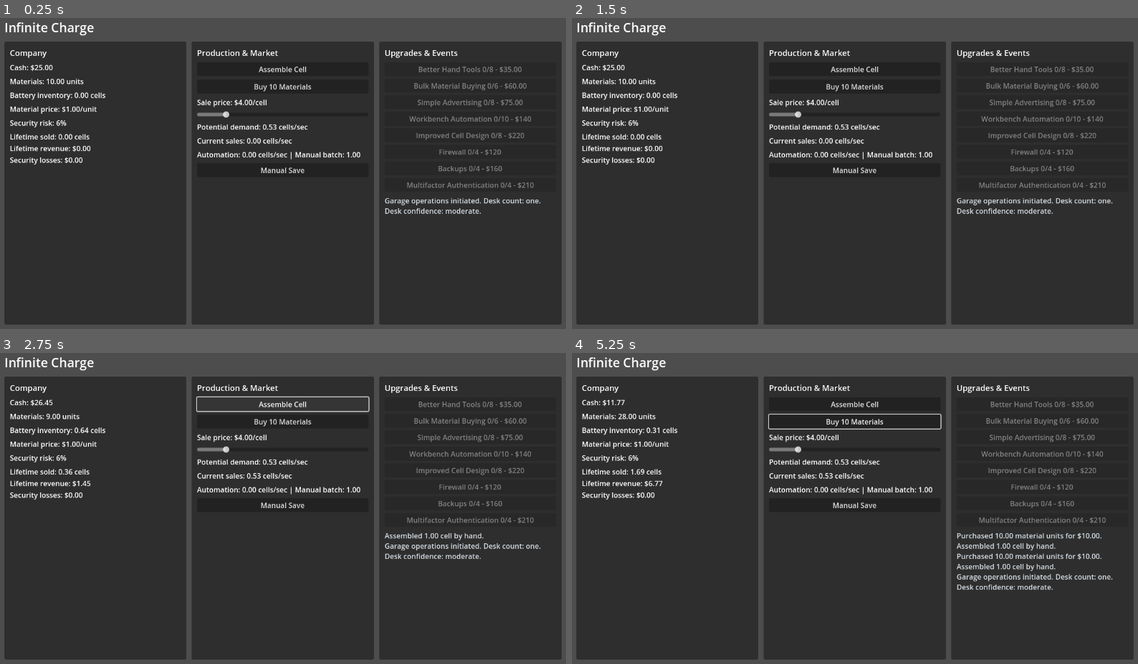
Above: before the commit, frames 1-4 (two rows, left to right).
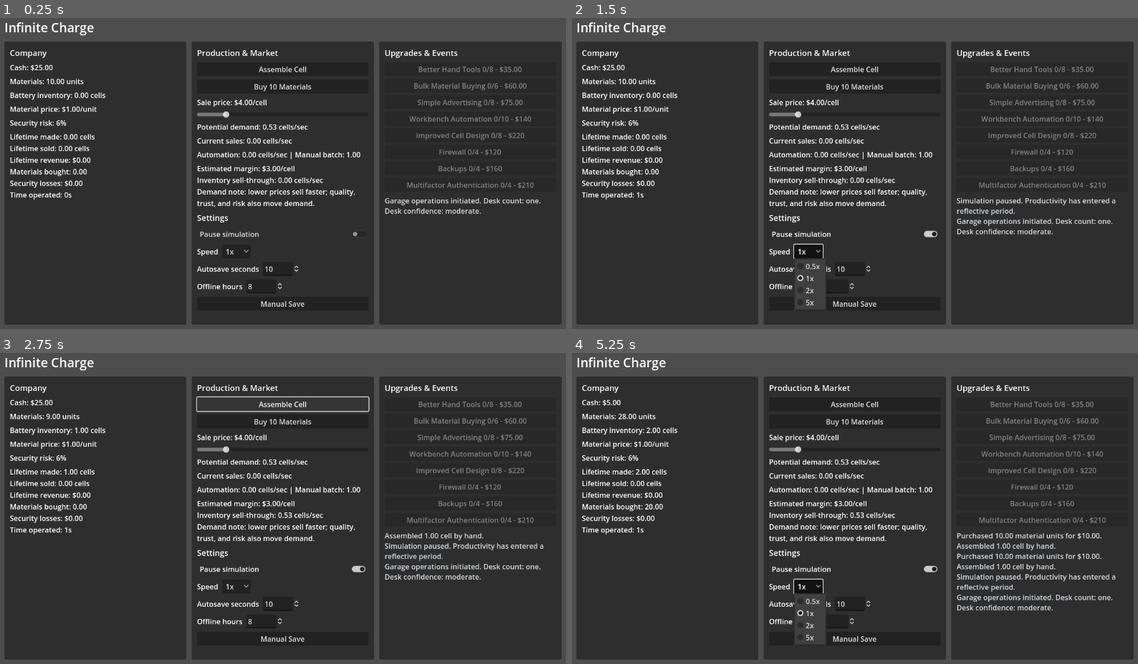
Above: after the commit, the same moments.

Repository: Moose151/infinite-charge
Game: Godot game, scene res://scenes/Main.tscn
Same seed, same stepped clock (60 frames per second), same inputs: the game is played once before the commit and once after it.
Inputs (mouse positions are in pixels of both pictures, inside the frame that each line leads up to):
- Up to frame 1 (0.25 s): no input
- Up to frame 2 (1.5 s): click (855, 232) at 0.5 s, where only the run after the commit has a clickable "Pause simulation"; click (809, 251) at 1.25 s, where only the run after the commit has a clickable "1x"
- Up to frame 3 (2.75 s): click "Assemble Cell" at 2 s
- Up to frame 4 (5.25 s): click "Buy 10 Materials" at 2.75 s; click "Assemble Cell" at 3.5 s; click "Buy 10 Materials" at 4.25 s; click (809, 586) at 5 s, where only the run after the commit has a clickable "1x"

The runs differ from the first frame. In frame 1, 2.2% of the frame differs, in the area x 1-64%, y 37-93%; in frame 2, 3.3%; in frame 3, 3.2%; in frame 4, 3.7%, in the area x 1-97%, y 14-93%.

Commit message:
Add handover and MVP settings feedback

Diff:
--- a/scripts/formulas.gd
+++ b/scripts/formulas.gd
@@ -16,6 +16,12 @@
 static func material_unit_cost(state: GameState) -> float:
 	return maxf(0.05, state.material_price * (1.0 - clampf(state.material_discount, 0.0, 0.85)))
 
+static func estimated_margin_per_cell(state: GameState) -> float:
+	return state.sale_price - material_unit_cost(state)
+
+static func sell_through_per_second(state: GameState) -> float:
+	return minf(state.battery_cells, demand_per_second(state))
+
 static func upgrade_cost(definition: Dictionary, level: int) -> float:
 	var base_cost: float = float(definition.get("base_cost", 1.0))
 	var cost_scale: float = float(definition.get("cost_scale", 1.5))
--- a/scripts/game_state.gd
+++ b/scripts/game_state.gd
@@ -36,6 +36,11 @@
 var lifetime_materials_bought: float = 0.0
 var lifetime_security_losses: float = 0.0
 var seconds_played: float = 0.0
+
+var simulation_paused: bool = false
+var simulation_speed: float = 1.0
+var autosave_interval: float = 10.0
+var offline_limit_seconds: float = 60.0 * 60.0 * 8.0
 
 var upgrade_levels: Dictionary = {}
 var event_log: Array[String] = []
@@ -79,6 +84,10 @@
 		"lifetime_materials_bought": lifetime_materials_bought,
 		"lifetime_security_losses": lifetime_security_losses,
 		"seconds_played": seconds_played,
+		"simulation_paused": simulation_paused,
+		"simulation_speed": simulation_speed,
+		"autosave_interval": autosave_interval,
+		"offline_limit_seconds": offline_limit_seconds,
 		"upgrade_levels": upgrade_levels,
 		"event_log": event_log,
 	}
@@ -111,6 +120,10 @@
 	lifetime_materials_bought = float(data.get("lifetime_materials_bought", lifetime_materials_bought))
 	lifetime_security_losses = float(data.get("lifetime_security_losses", lifetime_security_losses))
 	seconds_played = float(data.get("seconds_played", seconds_played))
+	simulation_paused = bool(data.get("simulation_paused", simulation_paused))
+	simulation_speed = float(data.get("simulation_speed", simulation_speed))
+	autosave_interval = float(data.get("autosave_interval", autosave_interval))
+	offline_limit_seconds = float(data.get("offline_limit_seconds", offline_limit_seconds))
 	upgrade_levels = data.get("upgrade_levels", {})
 	event_log.clear()
 	for message in data.get("event_log", []):
--- a/scripts/main.gd
+++ b/scripts/main.gd
@@ -1,8 +1,6 @@
 extends Control
 
 const UPGRADE_PATH: String = "res://data/upgrades/garage_upgrades.json"
-const AUTOSAVE_INTERVAL: float = 10.0
-const MAX_OFFLINE_SECONDS: float = 60.0 * 60.0 * 8.0
 
 var state: GameState = GameState.new()
 var simulation: Simulation = Simulation.new()
@@ -17,12 +15,17 @@
 var demand_label: Label
 var sales_label: Label
 var production_label: Label
+var market_label: Label
 var material_price_label: Label
 var risk_label: Label
 var stats_label: Label
 var event_log_label: RichTextLabel
 var offline_report_label: RichTextLabel
 var price_slider: HSlider
+var pause_button: CheckButton
+var speed_option: OptionButton
+var autosave_spin: SpinBox
+var offline_limit_spin: SpinBox
 
 func _ready() -> void:
 	upgrades = _load_upgrade_data()
@@ -37,9 +40,10 @@
 	_refresh_ui()
 
 func _process(delta: float) -> void:
-	simulation.advance(state, delta)
+	if not state.simulation_paused:
+		simulation.advance(state, delta * state.simulation_speed)
 	autosave_timer += delta
-	if autosave_timer >= AUTOSAVE_INTERVAL:
+	if autosave_timer >= state.autosave_interval:
 		autosave_timer = 0.0
 		SaveManager.save_game(state)
 
@@ -114,6 +118,63 @@
 	demand_label = _add_label(middle)
 	sales_label = _add_label(middle)
 	production_label = _add_label(middle)
+	market_label = _add_label(middle)
+
+	var controls_heading: Label = Label.new()
+	controls_heading.text = "Settings"
+	controls_heading.add_theme_font_size_override("font_size", 18)
+	middle.add_child(controls_heading)
+
+	pause_button = CheckButton.new()
+	pause_button.text = "Pause simulation"
+	pause_button.toggled.connect(_on_pause_toggled)
+	middle.add_child(pause_button)
+
+	var speed_row: HBoxContainer = HBoxContainer.new()
+	speed_row.add_theme_constant_override("separation", 8)
+	middle.add_child(speed_row)
+
+	var speed_label: Label = Label.new()
+	speed_label.text = "Speed"
+	speed_row.add_child(speed_label)
+
+	speed_option = OptionButton.new()
+	speed_option.add_item("0.5x")
+	speed_option.add_item("1x")
+	speed_option.add_item("2x")
+	speed_option.add_item("5x")
+	speed_option.item_selected.connect(_on_speed_selected)
+	speed_row.add_child(speed_option)
+
+	var autosave_row: HBoxContainer = HBoxContainer.new()
+	autosave_row.add_theme_constant_override("separation", 8)
+	middle.add_child(autosave_row)
+
+	var autosave_label: Label = Label.new()
+	autosave_label.text = "Autosave seconds"
+	autosave_row.add_child(autosave_label)
+
+	autosave_spin = SpinBox.new()
+	autosave_spin.min_value = 5.0
+	autosave_spin.max_value = 300.0
+	autosave_spin.step = 5.0
+	autosave_spin.value_changed.connect(_on_autosave_changed)
+	autosave_row.add_child(autosave_spin)
+
+	var offline_row: HBoxContainer = HBoxContainer.new()
+	offline_row.add_theme_constant_override("separation", 8)
+	middle.add_child(offline_row)
+
+	var offline_label: Label = Label.new()
+	offline_label.text = "Offline hours"
+	offline_row.add_child(offline_label)
+
+	offline_limit_spin = SpinBox.new()
+	offline_limit_spin.min_value = 1.0
+	offline_limit_spin.max_value = 72.0
+	offline_limit_spin.step = 1.0
+	offline_limit_spin.value_changed.connect(_on_offline_limit_changed)
+	offline_row.add_child(offline_limit_spin)
 
 	var save_button: Button = Button.new()
 	save_button.text = "Manual Save"
@@ -175,6 +236,24 @@
 func _on_upgrade_pressed(definition: Dictionary) -> void:
 	simulation.buy_upgrade(state, definition)
 
+func _on_pause_toggled(toggled_on: bool) -> void:
+	state.simulation_paused = toggled_on
+	state.add_event("Simulation paused. Productivity has entered a reflective period." if toggled_on else "Simulation resumed. Reflection has been deprioritised.")
+
+func _on_speed_selected(index: int) -> void:
+	var speeds: Array[float] = [0.5, 1.0, 2.0, 5.0]
+	state.simulation_speed = speeds[clampi(index, 0, speeds.size() - 1)]
+	state.add_event("Simulation speed set to %sx." % Formulas.format_number(state.simulation_speed))
+
+func _on_autosave_changed(value: float) -> void:
+	state.autosave_interval = value
+	autosave_timer = 0.0
+	state.notify_changed()
+
+func _on_offline_limit_changed(value: float) -> void:
+	state.offline_limit_seconds = value * 60.0 * 60.0
+	state.notify_changed()
+
 func _manual_save() -> void:
 	var error: Error = SaveManager.save_game(state)
 	if error == OK:
@@ -188,15 +267,26 @@
 	state.demand_per_second = Formulas.demand_per_second(state)
 	if not is_equal_approx(price_slider.value, state.sale_price):
 		price_slider.set_value_no_signal(state.sale_price)
+	if pause_button.button_pressed != state.simulation_paused:
+		pause_button.set_pressed_no_signal(state.simulation_paused)
+	_sync_speed_option()
+	if not is_equal_approx(autosave_spin.value, state.autosave_interval):
+		autosave_spin.set_value_no_signal(state.autosave_interval)
+	var offline_hours: float = state.offline_limit_seconds / 3600.0
+	if not is_equal_approx(offline_limit_spin.value, offline_hours):
+		offline_limit_spin.set_value_no_signal(offline_hours)
 	cash_label.text = "Cash: $%s" % Formulas.format_number(state.cash)
 	materials_label.text = "Materials: %s units" % Formulas.format_number(state.raw_materials)
 	inventory_label.text = "Battery inventory: %s cells" % Formulas.format_number(state.battery_cells)
 	material_price_label.text = "Material price: $%s/unit" % Formulas.format_number(Formulas.material_unit_cost(state))
 	risk_label.text = "Security risk: %d%%" % roundi(Formulas.effective_risk(state) * 100.0)
-	stats_label.text = "Lifetime sold: %s cells\nLifetime revenue: $%s\nSecurity losses: $%s" % [
+	stats_label.text = "Lifetime made: %s cells\nLifetime sold: %s cells\nLifetime revenue: $%s\nMaterials bought: %s\nSecurity losses: $%s\nTime operated: %s" % [
+		Formulas.format_number(state.lifetime_cells_made),
 		Formulas.format_number(state.lifetime_cells_sold),
 		Formulas.format_number(state.lifetime_revenue),
-		Formulas.format_number(state.lifetime_security_losses)
+		Formulas.format_number(state.lifetime_materials_bought),
+		Formulas.format_number(state.lifetime_security_losses),
+		_format_duration(state.seconds_played)
 	]
 	price_label.text = "Sale price: $%s/cell" % Formulas.format_number(state.sale_price)
 	demand_label.text = "Potential demand: %s cells/sec" % Formulas.format_number(state.demand_per_second)
@@ -205,9 +295,24 @@
 		Formulas.format_number(state.production_per_second),
 		Formulas.format_number(state.manual_output)
 	]
+	var estimated_margin: float = Formulas.estimated_margin_per_cell(state)
+	var sell_through: float = Formulas.sell_through_per_second(state)
+	market_label.text = "Estimated margin: $%s/cell\nInventory sell-through: %s cells/sec\nDemand note: lower prices sell faster; quality, trust, and risk also move demand." % [
+		Formulas.format_number(estimated_margin),
+		Formulas.format_number(sell_through)
+	]
 	_update_upgrade_buttons()
 	_update_event_log()
 	_update_offline_report()
+
+func _sync_speed_option() -> void:
+	var speeds: Array[float] = [0.5, 1.0, 2.0, 5.0]
+	var selected_index: int = 1
+	for index: int in range(speeds.size()):
+		if is_equal_approx(speeds[index], state.simulation_speed):
+			selected_index = index
+	if speed_option.selected != selected_index:
+		speed_option.select(selected_index)
 
 func _update_upgrade_buttons() -> void:
 	for definition: Dictionary in upgrades:
@@ -267,7 +372,7 @@
 	if state.last_saved_unix_time <= 0:
 		return
 	var now: int = Time.get_unix_time_from_system()
-	var seconds_away: float = clampf(float(now - state.last_saved_unix_time), 0.0, MAX_OFFLINE_SECONDS)
+	var seconds_away: float = clampf(float(now - state.last_saved_unix_time), 0.0, state.offline_limit_seconds)
 	if seconds_away < 5.0:
 		return
 	state.offline_report = simulation.advance(state, seconds_away, false)
Not shown, changed: README.md
Not shown, added: docs/HANDOVER.md
